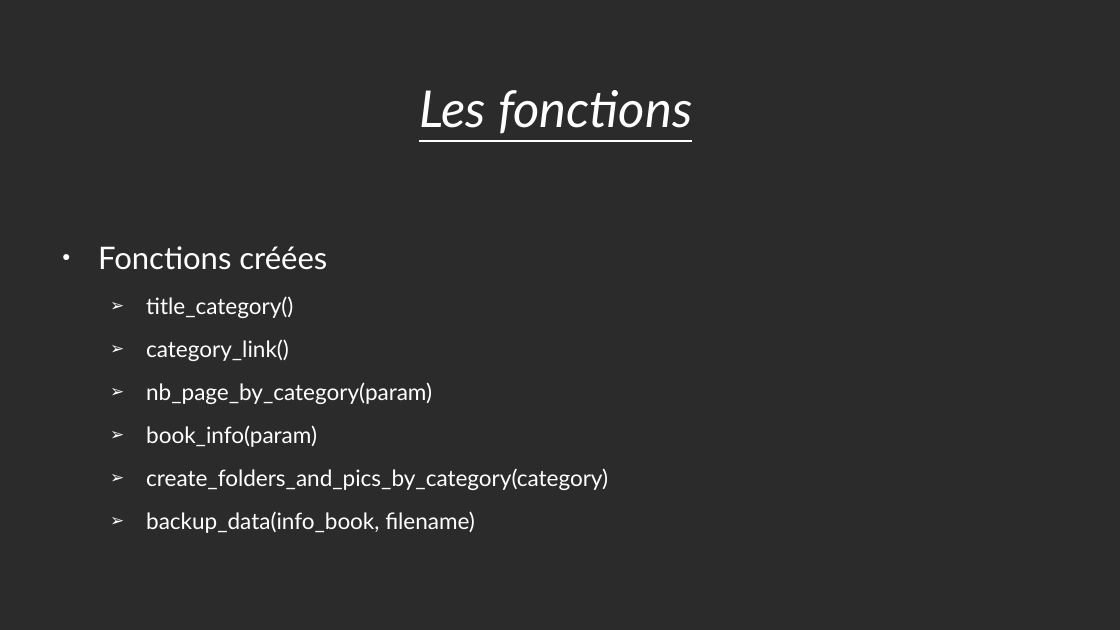
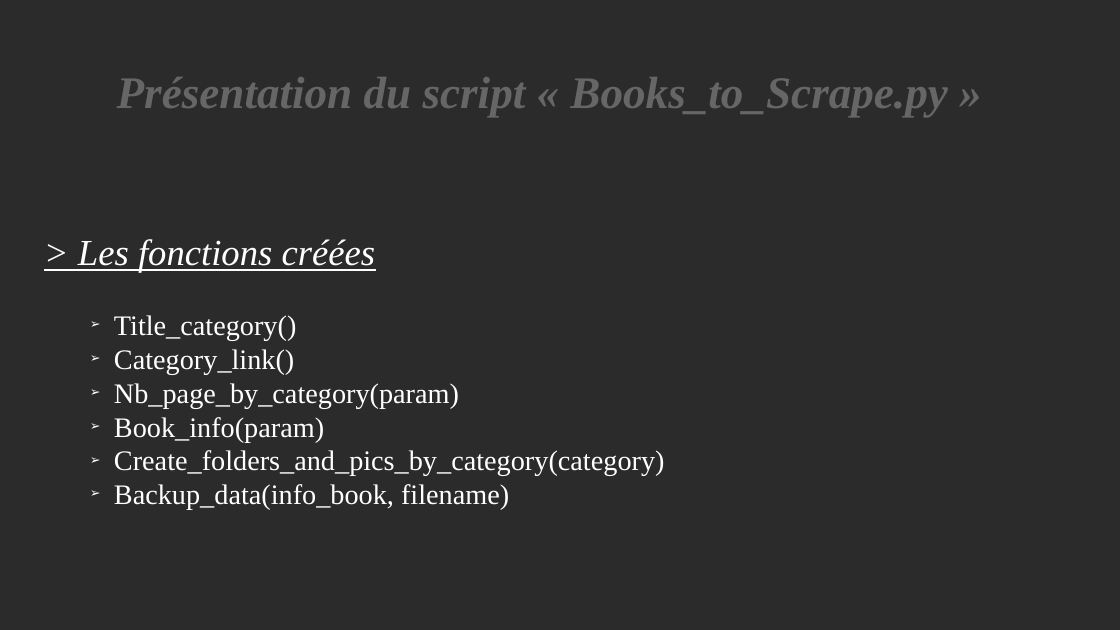
Before and after one commit to Mike-mg/books_to_scrape, a slide deck: slide 3 of P02_06_book_to_scrap_impress.odp. Drawn at 1120x630 pixels with LibreOffice and Linux fonts; fonts in the diff are those of the drawing; background and template pictures are left out; a plain dark background stands for a picture behind light text. Boxes give left, top, right and bottom in pixels: in the first picture for what was removed or moved away, otherwise in the second. Text is boxed around its words. In the diff, an @@ line names an element or a change of style, - is before the commit and + after.

```diff
--- a/P02_06_book_to_scrap_impress.odp
+++ b/P02_06_book_to_scrap_impress.odp
@@ text added at (117,77,947,117), 32 pt, text #666666, bold, italic @@
+Présentation du script « Books_to_Scrape.py »
@@ title at (78,239,376,273): text changed; size 36 to 26 pt; font Lato to Times New Roman @@
-Les fonctions
+> Les fonctions créées
@@ text "Title_category()" at (114,315,665,510): vertical alignment middle to top @@
@@ text at (114,315,665,510): text changed; size 16 to 20 pt; font Lato to Times New Roman @@
-● Fonctions créées
-  ➢ title_category()
-  ➢ category_link()
-  ➢ nb_page_by_category(param)
-  ➢ book_info(param)
-  ➢ create_folders_and_pics_by_category(category)
-  ➢ backup_data(info_book, filename)
+➢ Title_category()
+➢ Category_link()
+➢ Nb_page_by_category(param)
+➢ Book_info(param)
+➢ Create_folders_and_pics_by_category(category)
+➢ Backup_data(info_book, filename)
```
Also in this commit, not shown: 4 other slides changed.
